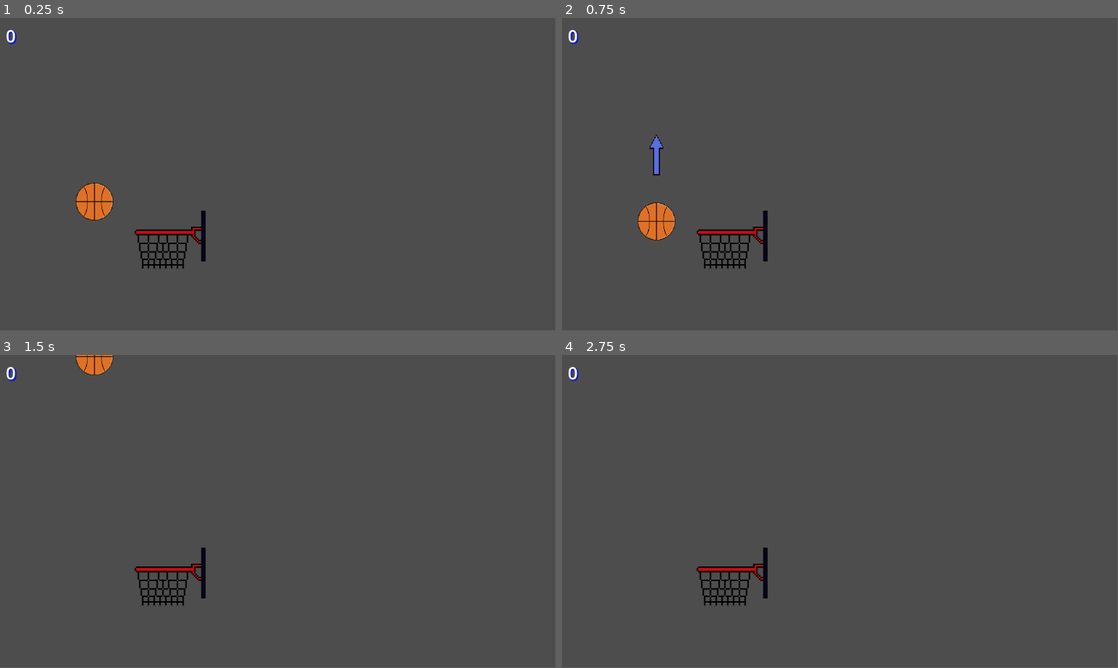
Above: before the commit, frames 1-4 (two rows, left to right).
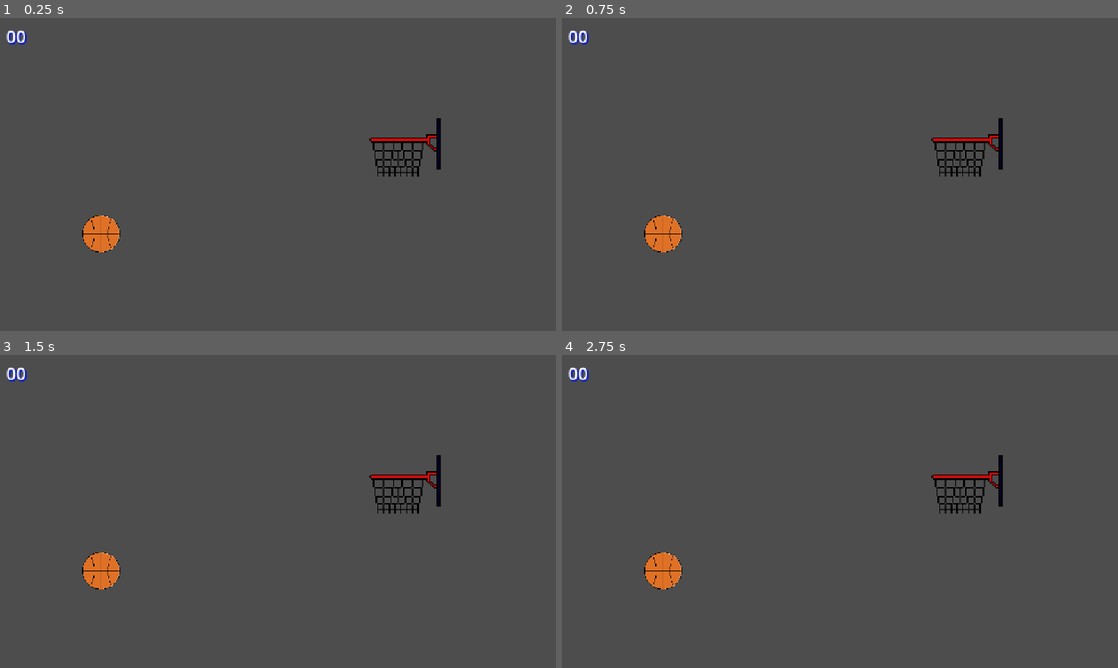
Above: after the commit, the same moments.

Repository: KodeDino/basketball-shooter-simulator
Game: Godot game, scene res://Scenes/Main/main.tscn
Same seed, same stepped clock (60 frames per second), same inputs: the game is played once before the commit and once after it.
Inputs (mouse positions are in pixels of both pictures, inside the frame that each line leads up to):
- Up to frame 1 (0.25 s): no input
- Up to frame 2 (0.75 s): tap Enter at 0.5 s; drag from (656, 202) to (723, 262) at 0.52 s
- Up to frame 3 (1.5 s): drag from (166, 527) to (250, 574) at 1.27 s
- Up to frame 4 (2.75 s): tap Space at 2 s; move the mouse to (895, 442) at 2.02 s; press the mouse at (895, 442) at 2.03 s
In our replay, the window is 799x449 before the commit and 800x450 after it. These sizes can differ from the game's own. Grey fills any space a smaller window leaves; there, only what the larger window draws over its background counts as a difference.

The runs differ from the first frame. In frame 1, 2.8% of the frame differs, in the area x 1-80%, y 3-80%; in frame 2, 2.4%; in frame 3, 2.5%; in frame 4, 2.2%.

Commit message:
chore: add button sprites

Diff:
--- a/Scenes/Hoop/Hoop.tscn
+++ b/Scenes/Hoop/Hoop.tscn
@@ -52,6 +52,7 @@
 size = Vector2(6, 12)
 
 [node name="Hoop" type="Node2D"]
+z_index = 5
 script = ExtResource("1_mmhsj")
 net_drag = 0.95
 
--- a/Scenes/Hud/hud.gd
+++ b/Scenes/Hud/hud.gd
@@ -14,4 +14,5 @@
 
 
 func update_score_label() -> void:
-	score_label.text = str(ScoreManager._score)
+	#score_label.text = str(ScoreManager._score)
+	score_label.text = "%02d" % ScoreManager._score
--- a/Scenes/Main/main.tscn
+++ b/Scenes/Main/main.tscn
@@ -7,10 +7,10 @@
 [node name="Main" type="Node2D"]
 
 [node name="Basketball" parent="." instance=ExtResource("1_qtv3y")]
-position = Vector2(196, 381)
+position = Vector2(209, 446)
 
 [node name="Hoop" parent="." instance=ExtResource("2_cmk6n")]
-position = Vector2(353, 460)
+position = Vector2(839, 267)
 
 [node name="Hud" parent="." instance=ExtResource("3_cmk6n")]
 anchors_preset = 0
--- /dev/null
+++ b/Scenes/MainMenu/MainMenu.tscn
@@ -0,0 +1,51 @@
+[gd_scene load_steps=7 format=3 uid="uid://dabrcvdqw3sq8"]
+
+[ext_resource type="Texture2D" uid="uid://biilq70o24i7s" path="res://assets/sprites/buttons/button-Sheet.png" id="1_cdkru"]
+[ext_resource type="Script" uid="uid://b07xb3xmfhp3x" path="res://Scenes/MainMenu/main_menu.gd" id="1_sg7ab"]
+[ext_resource type="AudioStream" uid="uid://nslvimf6xcyj" path="res://assets/sprites/sounds/basketball-bounce.wav" id="2_c7oo3"]
+
+[sub_resource type="AtlasTexture" id="AtlasTexture_c7oo3"]
+atlas = ExtResource("1_cdkru")
+region = Rect2(0, 0, 210, 85)
+
+[sub_resource type="AtlasTexture" id="AtlasTexture_sg7ab"]
+atlas = ExtResource("1_cdkru")
+region = Rect2(0, 170, 210, 85)
+
+[sub_resource type="AtlasTexture" id="AtlasTexture_kpx3y"]
+atlas = ExtResource("1_cdkru")
+region = Rect2(0, 85, 210, 85)
+
+[node name="MainMenu" type="Control"]
+layout_mode = 3
+anchors_preset = 15
+anchor_right = 1.0
+anchor_bottom = 1.0
+grow_horizontal = 2
+grow_vertical = 2
+script = ExtResource("1_sg7ab")
+
+[node name="MarginContainer" type="MarginContainer" parent="."]
+layout_mode = 1
+anchors_preset = 12
+anchor_top = 1.0
+anchor_right = 1.0
+anchor_bottom = 1.0
+offset_top = -85.0
+grow_horizontal = 2
+grow_vertical = 0
+theme_override_constants/margin_bottom = 48
+
+[node name="TextureButton" type="TextureButton" parent="MarginContainer"]
+layout_mode = 2
+size_flags_horizontal = 4
+size_flags_vertical = 4
+toggle_mode = true
+texture_normal = SubResource("AtlasTexture_c7oo3")
+texture_pressed = SubResource("AtlasTexture_sg7ab")
+texture_hover = SubResource("AtlasTexture_kpx3y")
+
+[node name="AudioStreamPlayer" type="AudioStreamPlayer" parent="."]
+stream = ExtResource("2_c7oo3")
+
+[connection signal="pressed" from="MarginContainer/TextureButton" to="." method="_on_texture_button_pressed"]
--- /dev/null
+++ b/Scenes/MainMenu/main_menu.gd
@@ -0,0 +1,17 @@
+extends Control
+
+@onready var audio_stream_player: AudioStreamPlayer = $AudioStreamPlayer
+
+# Called when the node enters the scene tree for the first time.
+func _ready() -> void:
+	pass # Replace with function body.
+
+
+# Called every frame. 'delta' is the elapsed time since the previous frame.
+func _process(delta: float) -> void:
+	pass
+
+
+func _on_texture_button_pressed() -> void:
+	audio_stream_player.play()
+	# TODO change scene
--- a/project.godot
+++ b/project.godot
@@ -11,7 +11,7 @@
 [application]
 
 config/name="basketball_shooter_simulator"
-run/main_scene="uid://fmc0bo8n1ood"
+run/main_scene="uid://bq0qgp7h1lsxc"
 config/features=PackedStringArray("4.4", "Forward Plus")
 config/icon="res://icon.svg"
 
@@ -20,6 +20,10 @@
 SignalManager="*res://Autoloads/SignalManager.gd"
 ScoreManager="*res://Autoloads/ScoreManager.gd"
 
+[display]
+
+window/stretch/mode="canvas_items"
+
 [input]
 
 drag={
Not shown: 1 places in Scenes/Main/main.tscn that only renumber resources
Not shown, added: Scenes/MainMenu/main_menu.gd.uid
Not shown, added: assets/Character/Main Character.jpg.import
Binary file added: assets/sprites/buttons/button-Sheet.png
Not shown, added: assets/sprites/buttons/button-Sheet.png.import
Binary file added: assets/sprites/buttons/button.png
Not shown, added: assets/sprites/buttons/button.png.import
Not shown, added: assets/sprites/sounds/basketball-bounce.wav.import
Not shown, added: assets/sprites/sounds/basketball-bounce.wav
